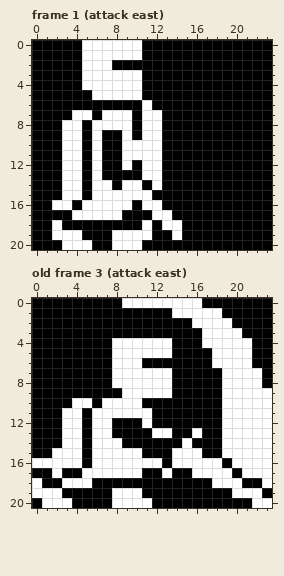
File history of a pixel-art file, References/attack01.aseprite. The picture above was drawn from the file before the commit.
24x21 pixels, 3 frames. Shown: frame 1 (attack east), old frame 3 (attack east). The commit also changed other frames, which this record leaves out.
The result:
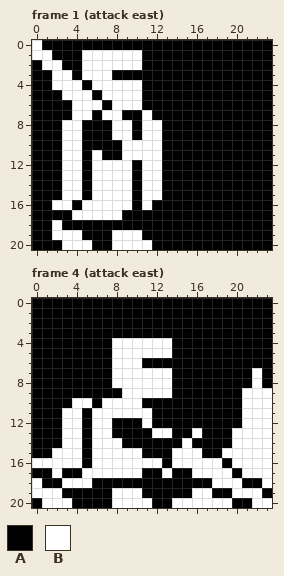
Palette (. is transparent): A #000000  B #ffffff
A new or re-ordered frame is compared with the old frame closest to it.
Commit message: Finished attack animations
What changed:
frames 3 -> 10
Frame 1 (attack east), layer "01":
y 0: x 0 A -> B; x 5..10 BBBBBB -> AAAAAA
y 1: x 0..1 AA -> BB
y 2: x 1..2 AA -> BB; x 8..10 AAA -> BBB
y 3: x 2..3 AA -> BB; x 8..10 BBB -> AAA
y 4: x 2..5 AAAB -> BBBA
y 5: x 3..6 AAAB -> BBBA
y 6: x 4..6 AAA -> BBB; x 8..11 AAAB -> BBBA
y 7: x 9 B -> A; x 12 B -> A
y 8: x 6..7 BB -> AA
y 9: x 6 B -> A; x 8 A -> B
y 10: x 6 B -> A
y 12: x 7..8 AA -> BB
y 13: x 7..9 AAA -> BBB
y 14: x 8 A -> B; x 10..11 BA -> AB
y 15: x 10 B -> A; x 12 A -> B
y 16: x 12 B -> A
y 17: x 12..13 BB -> AA
y 18: x 11 B -> A; x 13..14 BB -> AA
y 19: x 11 B -> A; x 14 B -> A
y 20: x 11 A -> B
Frame 4 (attack east) is new; against old frame 3 (attack east), layer "01":
y 0: x 9..16 BBBBBBBB -> AAAAAAAA
y 1: x 14..18 BBBBB -> AAAAA
y 2: x 16..19 BBBB -> AAAA
y 3: x 17..20 BBBB -> AAAA
y 4: x 17..21 BBBBB -> AAAAA
y 5..6: x 18..21 BBBB -> AAAA
y 7..8: x 19..21 BBB -> AAA
y 9..12: x 19..20 BB -> AA
y 13..14: x 19 B -> A
y 19: x 16..17 AA -> BB
y 20: x 14..19 AAAAAA -> BBBBBB
Where, in picture pixels (left, top, right, bottom), the same in both pictures:
changed: (32, 40, 182, 250)
changed: (122, 298, 252, 448)
changed: (172, 488, 232, 508)
